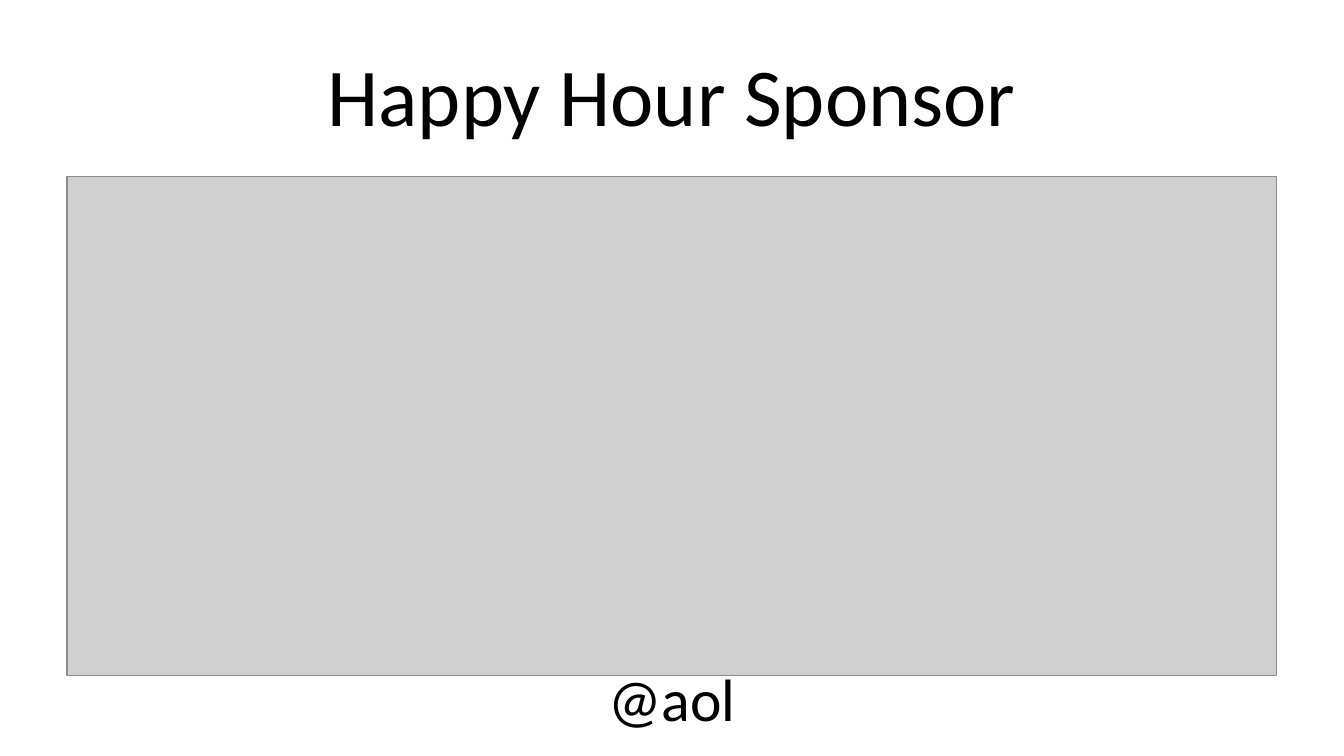
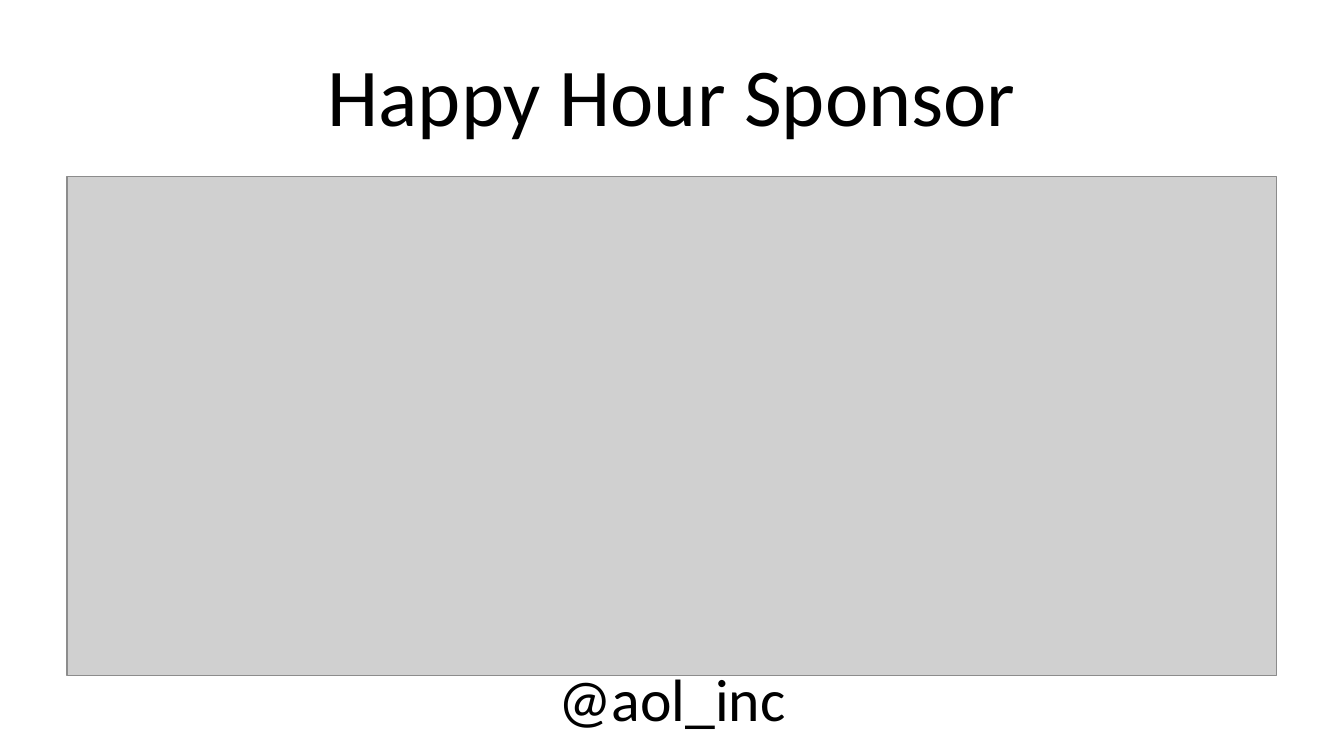
Before and after one commit to DevOpsDaysDC/planning, a slide deck: slide 27 of 2016-slides/sponsor_pitches.pptx. Drawn at 1344x756 pixels with LibreOffice and Linux fonts; fonts in the diff are those of the drawing; grey boxes stand for pictures; background and template pictures are left out. Boxes give left, top, right and bottom in pixels: in the first picture for what was removed or moved away, otherwise in the second. Text is boxed around its words. In the diff, an @@ line names an element or a change of style, - is before the commit and + after.

Commit message:
More updated sponsor logos

```diff
--- a/2016-slides/sponsor_pitches.pptx
+++ b/2016-slides/sponsor_pitches.pptx
@@ text at [558,672,785,729]: text changed @@
-@aol
+@aol_inc
```
Also in this commit, not shown: 1 other file.
